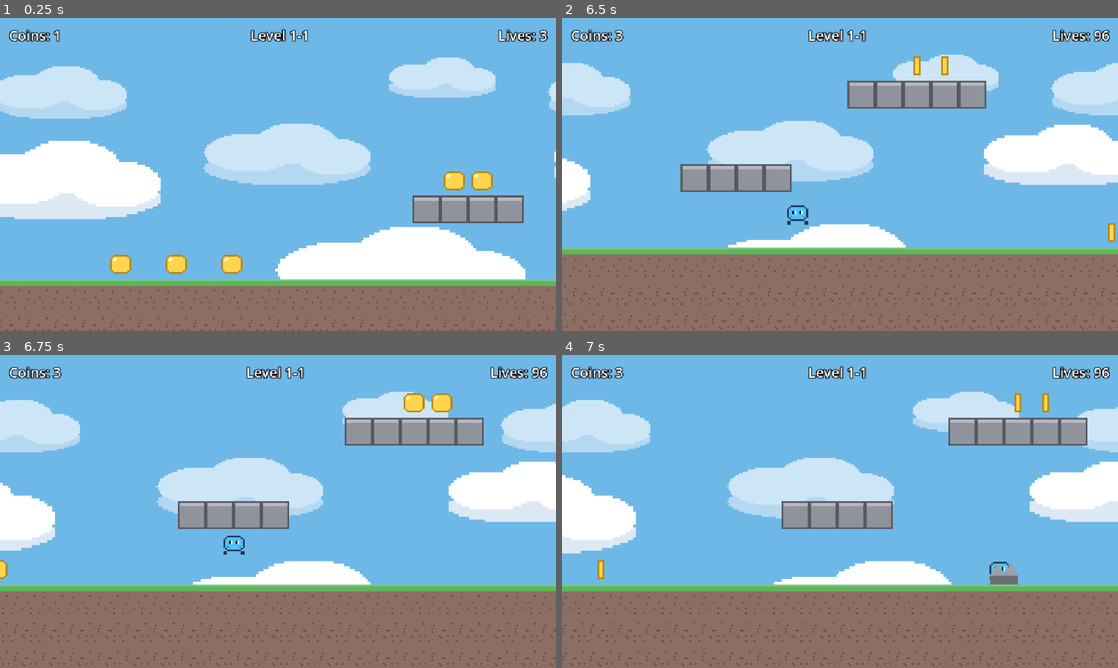
Above: before the commit, frames 1-4 (two rows, left to right).
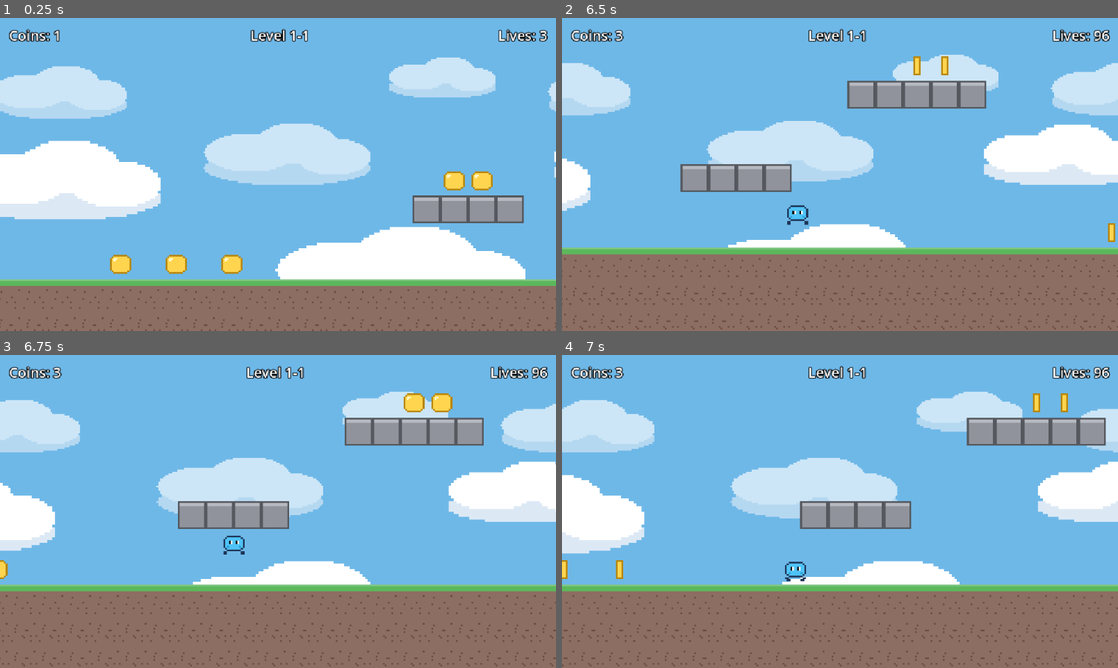
Above: after the commit, the same moments.

Repository: greentea524/godot-game
Game: Godot game, scene res://tests/gameplay_test.tscn
Same seed, same stepped clock (60 frames per second), same inputs: the game is played once before the commit and once after it. This scene is started directly instead of the project's main scene.
Inputs (mouse positions are in pixels of both pictures, inside the frame that each line leads up to):
- Up to frame 1 (0.25 s): no input
- Up to frame 2 (6.5 s): move the mouse to (962, 158) at 0.52 s; hold D (move_right) 0.53-2.03 s; tap Space (jump) at 0.6, 0.77, 1.07, 1.35, 1.52, 1.82, 2.1, 2.85, 3.02, 3.32, 3.6, 3.77, 4.07, 4.35, 4.52, 4.82, 5.1, 5.85, 6.02, 6.32 s; click (962, 158) at 0.67 s; move the mouse to (728, 190) at 1.27 s; move the mouse to (895, 105) at 2.02 s; hold A (move_left) 2.03-2.78 s; move the mouse to (812, 237) at 2.77 s; hold D (move_right) 2.78-4.28 s; click (812, 237) at 2.92 s; move the mouse to (1006, 221) at 3.52 s; move the mouse to (673, 127) at 4.27 s; hold A (move_left) 4.28-5.03 s; move the mouse to (867, 174) at 5.02 s; hold D (move_right) 5.03-5.78 s; click (867, 174) at 5.17 s; move the mouse to (756, 96) at 5.77 s; hold A (move_left) from 5.78 s (still down)
- Up to frame 3 (6.75 s): keep holding A (move_left); move the mouse to (400, 495) at 6.52 s; tap Space (jump) at 6.6 s
- Up to frame 4 (7 s): keep holding A (move_left); tap Space (jump) at 6.77 s

Frames 1-3 are identical in both runs. In frame 4, 6.0% of the frame differs, in the area x 0-100%, y 11-100%.

Commit message:
Implement PG-54: World 4 Space (Godot port)
Port World 4 from the JS reference (vite-project src/component/platformer
@ 3d5b65a), plus the ticket's Godot-only upgrade of moving platforms:
- Low gravity: per-level gravity_scale (0.55) on GameManager, applied to
  the player and walker/alien enemies for floaty jumps
- Alien: the walker enemy with a space skin (scenes/alien.tscn reuses
  enemy.gd), legend "A"
- Meteor: Area2D falling hazard spawned by the level's shower on 4-2/4-3
  at random intervals from above the player; frees itself past the kill
  plane
- Moving asteroid platform: AnimatableBody2D with sync_to_physics that
  drifts horizontally and carries a CharacterBody2D rider natively — the
  proper version of the JS port's static bridges (PG-54 decision), legend
  "M"; used over the voids in 4-2 and 4-3

level.gd parses A/M, sets gravity_scale, runs the meteor spawner, and adds
the "space" starfield backdrop. GameManager.WORLDS gains World 4 so the
HUD (4-1..4-3), world map and win flow extend automatically; 4-3's flag
triggers You Win. Levels ported from the JS layouts (static void bridges
promoted to moving platforms).

Gameplay test grown to 37 checks: low-gravity fall, alien skin, meteor
kill, moving-platform drift + rider carry, plus updated world counts.
All pass headless; the three space levels smoke-run clean with live
meteor spawning.

Co-Authored-By: Claude Fable 5 <noreply@anthropic.com>

Diff:
--- /dev/null
+++ b/levels/level_4_1.tscn
@@ -0,0 +1,10 @@
+[gd_scene load_steps=3 format=3]
+
+[ext_resource type="Script" path="res://scripts/levels/level_4_1.gd" id="1_script"]
+[ext_resource type="TileSet" path="res://assets/tileset.tres" id="2_tileset"]
+
+[node name="Level41" type="Node2D"]
+script = ExtResource("1_script")
+
+[node name="TileMapLayer" type="TileMapLayer" parent="."]
+tile_set = ExtResource("2_tileset")
--- /dev/null
+++ b/levels/level_4_2.tscn
@@ -0,0 +1,10 @@
+[gd_scene load_steps=3 format=3]
+
+[ext_resource type="Script" path="res://scripts/levels/level_4_2.gd" id="1_script"]
+[ext_resource type="TileSet" path="res://assets/tileset.tres" id="2_tileset"]
+
+[node name="Level42" type="Node2D"]
+script = ExtResource("1_script")
+
+[node name="TileMapLayer" type="TileMapLayer" parent="."]
+tile_set = ExtResource("2_tileset")
--- /dev/null
+++ b/levels/level_4_3.tscn
@@ -0,0 +1,10 @@
+[gd_scene load_steps=3 format=3]
+
+[ext_resource type="Script" path="res://scripts/levels/level_4_3.gd" id="1_script"]
+[ext_resource type="TileSet" path="res://assets/tileset.tres" id="2_tileset"]
+
+[node name="Level43" type="Node2D"]
+script = ExtResource("1_script")
+
+[node name="TileMapLayer" type="TileMapLayer" parent="."]
+tile_set = ExtResource("2_tileset")
--- /dev/null
+++ b/scenes/alien.tscn
@@ -0,0 +1,64 @@
+[gd_scene load_steps=8 format=3]
+
+[ext_resource type="Script" path="res://scripts/enemy.gd" id="1_script"]
+[ext_resource type="Texture2D" path="res://assets/alien.png" id="2_sheet"]
+
+[sub_resource type="AtlasTexture" id="at_walk0"]
+atlas = ExtResource("2_sheet")
+region = Rect2(0, 0, 16, 16)
+
+[sub_resource type="AtlasTexture" id="at_walk1"]
+atlas = ExtResource("2_sheet")
+region = Rect2(16, 0, 16, 16)
+
+[sub_resource type="SpriteFrames" id="sf_alien"]
+animations = [{
+"frames": [{
+"duration": 1.0,
+"texture": SubResource("at_walk0")
+}, {
+"duration": 1.0,
+"texture": SubResource("at_walk1")
+}],
+"loop": true,
+"name": &"walk",
+"speed": 6.0
+}]
+
+[sub_resource type="RectangleShape2D" id="shape_body"]
+size = Vector2(12, 10)
+
+[sub_resource type="RectangleShape2D" id="shape_hitbox"]
+size = Vector2(14, 12)
+
+[node name="Alien" type="CharacterBody2D"]
+collision_layer = 4
+collision_mask = 1
+script = ExtResource("1_script")
+
+[node name="AnimatedSprite2D" type="AnimatedSprite2D" parent="."]
+sprite_frames = SubResource("sf_alien")
+animation = &"walk"
+autoplay = "walk"
+
+[node name="CollisionShape2D" type="CollisionShape2D" parent="."]
+position = Vector2(0, 3)
+shape = SubResource("shape_body")
+
+[node name="FloorRay" type="RayCast2D" parent="."]
+position = Vector2(-6, 2)
+target_position = Vector2(0, 12)
+
+[node name="WallRay" type="RayCast2D" parent="."]
+position = Vector2(0, 4)
+target_position = Vector2(-7, 0)
+
+[node name="Hitbox" type="Area2D" parent="."]
+collision_layer = 0
+collision_mask = 2
+
+[node name="CollisionShape2D" type="CollisionShape2D" parent="Hitbox"]
+position = Vector2(0, 2)
+shape = SubResource("shape_hitbox")
+
+[connection signal="body_entered" from="Hitbox" to="." method="_on_hitbox_body_entered"]
--- /dev/null
+++ b/scenes/meteor.tscn
@@ -0,0 +1,20 @@
+[gd_scene load_steps=4 format=3]
+
+[ext_resource type="Script" path="res://scripts/meteor.gd" id="1_script"]
+[ext_resource type="Texture2D" path="res://assets/meteor.png" id="2_tex"]
+
+[sub_resource type="CircleShape2D" id="shape_meteor"]
+radius = 6.0
+
+[node name="Meteor" type="Area2D"]
+collision_layer = 0
+collision_mask = 2
+script = ExtResource("1_script")
+
+[node name="Sprite2D" type="Sprite2D" parent="."]
+texture = ExtResource("2_tex")
+
+[node name="CollisionShape2D" type="CollisionShape2D" parent="."]
+shape = SubResource("shape_meteor")
+
+[connection signal="body_entered" from="." to="." method="_on_body_entered"]
--- /dev/null
+++ b/scenes/moving_platform.tscn
@@ -0,0 +1,20 @@
+[gd_scene load_steps=4 format=3]
+
+[ext_resource type="Script" path="res://scripts/moving_platform.gd" id="1_script"]
+[ext_resource type="Texture2D" path="res://assets/asteroid.png" id="2_tex"]
+
+[sub_resource type="RectangleShape2D" id="shape_plat"]
+size = Vector2(48, 10)
+
+[node name="MovingPlatform" type="AnimatableBody2D"]
+collision_layer = 1
+collision_mask = 0
+sync_to_physics = true
+script = ExtResource("1_script")
+
+[node name="Sprite2D" type="Sprite2D" parent="."]
+texture = ExtResource("2_tex")
+
+[node name="CollisionShape2D" type="CollisionShape2D" parent="."]
+position = Vector2(0, 2)
+shape = SubResource("shape_plat")
--- a/scripts/enemy.gd
+++ b/scripts/enemy.gd
@@ -15,7 +15,7 @@
 
 func _physics_process(delta: float) -> void:
 	if not is_on_floor():
-		velocity.y += get_gravity().y * delta
+		velocity.y += get_gravity().y * GameManager.gravity_scale * delta
 	elif wall_ray.is_colliding() or not floor_ray.is_colliding():
 		_turn()
 	velocity.x = direction * SPEED
--- a/scripts/game_manager.gd
+++ b/scripts/game_manager.gd
@@ -24,6 +24,11 @@
 		"res://levels/level_3_2.tscn",
 		"res://levels/level_3_3.tscn",
 	],
+	[
+		"res://levels/level_4_1.tscn",
+		"res://levels/level_4_2.tscn",
+		"res://levels/level_4_3.tscn",
+	],
 ]
 const START_LIVES := 3
 
@@ -43,6 +48,9 @@
 var selected_avatar := 0
 ## Number of consecutively completed levels; drives the world map (PG-37).
 var levels_completed := 0
+## Gravity multiplier for the current level; World 4 uses 0.55 for
+## floaty low-gravity jumps (PG-54). Each level sets this on load.
+var gravity_scale := 1.0
 
 var _level_paths: Array[String] = []
 var _level_labels: Array[String] = []
--- a/scripts/level.gd
+++ b/scripts/level.gd
@@ -9,6 +9,7 @@
 ##   K  checkpoint          F  goal flag
 ##   L  lava (World 3)      V  bat (World 3)
 ##   T  stalactite (W3)     X  crumbling platform (W3)
+##   A  alien (World 4)     M  moving platform (World 4)
 ##   .  empty
 
 const TILE := 16
@@ -26,10 +27,17 @@
 const BAT_SCENE := preload("res://scenes/bat.tscn")
 const STALACTITE_SCENE := preload("res://scenes/stalactite.tscn")
 const CRUMBLING_SCENE := preload("res://scenes/crumbling.tscn")
+const ALIEN_SCENE := preload("res://scenes/alien.tscn")
+const MOVING_PLATFORM_SCENE := preload("res://scenes/moving_platform.tscn")
+const METEOR_SCENE := preload("res://scenes/meteor.tscn")
 const HUD_SCENE := preload("res://scenes/hud.tscn")
 const PAUSE_MENU_SCENE := preload("res://scenes/pause_menu.tscn")
 const CLOUDS_TEXTURE := preload("res://assets/clouds.png")
 const CRYSTALS_TEXTURE := preload("res://assets/crystals.png")
+const STARS_TEXTURE := preload("res://assets/stars.png")
+
+const METEOR_MIN_GAP := 0.7
+const METEOR_MAX_GAP := 1.8
 
 ## Set by subclasses in _init().
 var layout := ""
@@ -39,18 +47,26 @@
 var sky_color := Color(0.43, 0.72, 0.91)
 var tile_tint := Color.WHITE
 var cloud_tint := Color.WHITE
-## Background dressing: "clouds" (default) or "cave" — the crystal
-## backdrop used by World 3 (PG-53). Worlds without a sky pass "".
+## Background dressing: "clouds" (default), "cave" — the World 3 crystal
+## backdrop (PG-53), or "space" — the World 4 starfield (PG-54).
 var decor := "clouds"
+## World 4 low gravity (PG-54): 1.0 normal, 0.55 for floaty space jumps.
+var gravity_scale := 1.0
+## World 4 meteor shower (PG-54): drops meteors from above on the later
+## space stages.
+var meteors := false
 
 var _player: Player
 var _kill_y := 0.0
+var _width := 0
+var _meteor_timer := 1.2
 
 @onready var tiles: TileMapLayer = $TileMapLayer
 
 
 func _ready() -> void:
 	RenderingServer.set_default_clear_color(sky_color)
+	GameManager.gravity_scale = gravity_scale
 	tiles.modulate = tile_tint
 	_add_backdrop()
 	GameManager.register_level(scene_file_path)
@@ -59,11 +75,30 @@
 	add_child(PAUSE_MENU_SCENE.instantiate())
 
 
-func _physics_process(_delta: float) -> void:
+func _physics_process(delta: float) -> void:
 	# Falling below the level bounds kills the player (PG-16).
 	if is_instance_valid(_player) and not _player.dying \
 			and _player.global_position.y > _kill_y:
 		_player.die()
+	if meteors:
+		_meteor_timer -= delta
+		if _meteor_timer <= 0.0:
+			_meteor_timer = randf_range(METEOR_MIN_GAP, METEOR_MAX_GAP)
+			_spawn_meteor()
+
+
+## World 4 meteor shower (PG-54): drop a meteor from above the player at
+## a random x across the level; the meteor falls and frees itself past
+## the kill plane.
+func _spawn_meteor() -> void:
+	if not is_instance_valid(_player):
+		return
+	var meteor := METEOR_SCENE.instantiate()
+	meteor.fall_limit = _kill_y + 64.0
+	var x := randf() * _width * TILE
+	var y := _player.global_position.y - 120.0
+	meteor.position = Vector2(x, y)
+	add_child(meteor)
 
 
 ## Two looping parallax layers at different scroll speeds and sizes give
@@ -76,6 +111,8 @@
 			texture = CLOUDS_TEXTURE
 		"cave":
 			texture = CRYSTALS_TEXTURE
+		"space":
+			texture = STARS_TEXTURE
 		_:
 			return  # no sky backdrop for this world
 
@@ -112,6 +149,7 @@
 		for x in line.length():
 			_place(line[x], Vector2i(x, y))
 
+	_width = width
 	_kill_y = (lines.size() + 4) * TILE
 	_add_boundaries(width, lines.size())
 	if _player == null:
@@ -172,6 +210,10 @@
 		"X":
 			# Crumbling platform is its own solid body, so no tile here.
 			_spawn(CRUMBLING_SCENE, pos)
+		"A":
+			_spawn(ALIEN_SCENE, pos)
+		"M":
+			_spawn(MOVING_PLATFORM_SCENE, pos)
 		"P":
 			_player = PLAYER_SCENE.instantiate()
 			_player.position = pos
--- /dev/null
+++ b/scripts/levels/level_4_1.gd
@@ -0,0 +1,22 @@
+extends "res://scripts/level.gd"
+## Level 4-1 (PG-54) — World 4 Space intro. Low gravity makes jumps
+## floaty; alien enemies patrol the station floor; void gaps replace
+## pits. Ported from the JS reference (levels.js LEVEL_4_1). 72 columns;
+## ground segments 0-23, 28-49, 53-71 (4- and 3-wide voids).
+
+
+func _init() -> void:
+	sky_color = Color(0.02, 0.02, 0.06)
+	tile_tint = Color(0.62, 0.64, 0.74)
+	decor = "space"
+	gravity_scale = 0.55
+	layout = "\n".join([
+		".".repeat(30) + "CCC" + ".".repeat(39),
+		".".repeat(29) + "BBBBB" + ".".repeat(38),
+		"",
+		".".repeat(24) + "CC" + ".".repeat(46),
+		".".repeat(24) + "BBB" + ".".repeat(23) + "BBB" + ".".repeat(19),
+		"",
+		"..P......C.....A........" + "...." + "....C......A........." + "..." + "...C.....A....F....",
+		"G".repeat(24) + ".".repeat(4) + "G".repeat(22) + ".".repeat(3) + "G".repeat(19),
+	])
--- /dev/null
+++ b/scripts/levels/level_4_2.gd
@@ -0,0 +1,26 @@
+extends "res://scripts/level.gd"
+## Level 4-2 (PG-54) — meteor belt. Meteors rain from above at random
+## intervals; drifting asteroid platforms (moving, per PG-54's decision)
+## ferry the player over the voids; more aliens and a checkpoint. Ported
+## from the JS reference (levels.js LEVEL_4_2), with the JS's static
+## bridge platforms promoted to moving AnimatableBody2D platforms.
+## 88 columns; ground segments 0-19, 25-48, 53-87 (5- and 4-wide voids).
+
+
+func _init() -> void:
+	sky_color = Color(0.02, 0.02, 0.06)
+	tile_tint = Color(0.62, 0.64, 0.74)
+	decor = "space"
+	gravity_scale = 0.55
+	meteors = true
+	layout = "\n".join([
+		".".repeat(40) + "CCC" + ".".repeat(45),
+		".".repeat(39) + "BBBBB" + ".".repeat(44),
+		"",
+		".".repeat(20) + "CC" + ".".repeat(66),
+		# moving platforms centered over each void (was static BBBB/BBB)
+		".".repeat(22) + "M" + ".".repeat(27) + "M" + ".".repeat(37),
+		"",
+		"..P.....C.....A....." + "....." + "...K....C......A........" + "...." + "....C.......A.......C......F.......",
+		"G".repeat(20) + ".".repeat(5) + "G".repeat(24) + ".".repeat(4) + "G".repeat(35),
+	])
--- /dev/null
+++ b/scripts/levels/level_4_3.gd
@@ -0,0 +1,26 @@
+extends "res://scripts/level.gd"
+## Level 4-3 (PG-54) — ultimate finale. Every Space mechanic together:
+## low gravity, drifting asteroid platforms, meteors, and aliens across
+## a long run with two checkpoints. Last level, so the goal triggers the
+## You-Win screen. Ported from the JS reference (levels.js LEVEL_4_3),
+## with the static bridge platforms promoted to moving platforms.
+## 108 columns; ground segments 0-15, 20-43, 49-76, 81-107 (voids 4/5/4).
+
+
+func _init() -> void:
+	sky_color = Color(0.03, 0.01, 0.08)
+	tile_tint = Color(0.6, 0.55, 0.72)
+	decor = "space"
+	gravity_scale = 0.55
+	meteors = true
+	layout = "\n".join([
+		".".repeat(52) + "CCC" + ".".repeat(53),
+		".".repeat(51) + "BBBBB" + ".".repeat(52),
+		"",
+		".".repeat(30) + "CCC" + ".".repeat(75),
+		# moving platforms centered over each of the three voids
+		".".repeat(17) + "M" + ".".repeat(28) + "M" + ".".repeat(31) + "M" + ".".repeat(29),
+		"",
+		"..P....C....A..." + "...." + "...K...C.....A.......C.." + "....." + "....C......A........C......." + "...." + "...K....C......A......F....",
+		"G".repeat(16) + ".".repeat(4) + "G".repeat(24) + ".".repeat(5) + "G".repeat(28) + ".".repeat(4) + "G".repeat(27),
+	])
--- /dev/null
+++ b/scripts/meteor.gd
@@ -0,0 +1,20 @@
+extends Area2D
+## Meteor (World 4, PG-54): falls straight down at a constant speed and
+## kills the player on contact. Spawned by the level's meteor shower on
+## the later space stages; frees itself once it drops past the level.
+
+const SPEED := 170.0
+
+## Set by the spawner to the level's kill plane (plus a margin).
+var fall_limit := 100000.0
+
+
+func _physics_process(delta: float) -> void:
+	position.y += SPEED * delta
+	if global_position.y > fall_limit:
+		queue_free()
+
+
+func _on_body_entered(body: Node2D) -> void:
+	if body is Player:
+		(body as Player).die()
--- /dev/null
+++ b/scripts/moving_platform.gd
@@ -0,0 +1,23 @@
+extends AnimatableBody2D
+## Moving asteroid platform (World 4, PG-54). Drifts horizontally so
+## landing requires timing; as an AnimatableBody2D with sync_to_physics
+## it carries a CharacterBody2D rider natively (the Godot-only upgrade
+## over the JS port's static platforms — see PG-54's decision comment).
+## The drift span reaches both edges of a void so the player can always
+## board and ride across.
+
+const DRIFT := 34.0  # px each way from spawn
+const RATE := 1.1    # rad/s
+
+var _home_x := 0.0
+var _t := 0.0
+
+
+func _ready() -> void:
+	_home_x = position.x
+	_t = randf() * TAU
+
+
+func _physics_process(delta: float) -> void:
+	_t += delta
+	position.x = _home_x + sin(_t * RATE) * DRIFT
--- a/scripts/player.gd
+++ b/scripts/player.gd
@@ -35,9 +35,10 @@
 
 
 func _physics_process(delta: float) -> void:
+	var gravity := get_gravity().y * GameManager.gravity_scale
 	if dying:
 		# Mario-style death hop: collisions are off, just fall out of view.
-		velocity.y += get_gravity().y * delta
+		velocity.y += gravity * delta
 		move_and_slide()
 		return
 
@@ -45,7 +46,7 @@
 		_coyote_timer = COYOTE_TIME
 		_air_jumps_left = MAX_AIR_JUMPS
 	else:
-		velocity.y += get_gravity().y * delta
+		velocity.y += gravity * delta
 		_coyote_timer -= delta
 
 	if Input.is_action_just_pressed("jump"):
--- a/tests/gameplay_test.gd
+++ b/tests/gameplay_test.gd
@@ -12,26 +12,27 @@
 func _ready() -> void:
 	process_mode = Node.PROCESS_MODE_ALWAYS
 
-	# --- Level labels (PG-22, PG-53) ---
+	# --- Level labels (PG-22, PG-53, PG-54) ---
 	_check(GameManager.level_label() == "1-1", "first level is labeled 1-1")
-	_check(GameManager._level_labels.size() == 9, "nine levels are registered")
-	_check(GameManager._level_labels[8] == "3-3", "last level is labeled 3-3")
+	_check(GameManager._level_labels.size() == 12, "twelve levels are registered")
+	_check(GameManager._level_labels[11] == "4-3", "last level is labeled 4-3")
 
 	# --- Taller goal flag (PG-36) ---
 	_check(load("res://assets/flag.png").get_height() == 32, "goal flag art is two tiles tall")
 
-	# --- World map logic and screen (PG-37, PG-53) ---
+	# --- World map logic and screen (PG-37, PG-53, PG-54) ---
 	_check(GameManager.is_last_in_world(2), "1-3 is the last stage of world 1")
 	_check(not GameManager.is_last_in_world(3), "2-1 is not the last stage of a world")
 	_check(GameManager.is_last_in_world(5), "2-3 is the last stage of world 2")
 	_check(GameManager.is_last_in_world(8), "3-3 is the last stage of world 3")
+	_check(GameManager.is_last_in_world(11), "4-3 is the last stage of world 4")
 	GameManager.levels_completed = 3
 	GameManager.current_level = 2
 	var map: Control = load("res://scenes/world_map.tscn").instantiate()
 	add_child(map)
 	await _wait_process_frames(2)
 	var map_box: VBoxContainer = map.get_node("%MapBox")
-	_check(map_box.get_child_count() == 3, "world map has a row per world")
+	_check(map_box.get_child_count() == 4, "world map has a row per world")
 	_check(map_box.get_child(0).get_child_count() == 4, "world row lists its three stages")
 	map.queue_free()
 	GameManager.levels_completed = 0
@@ -167,6 +168,50 @@
 	add_child(stander)
 	await _wait_frames(55)  # land + shake (0.4s) + collapse
 	_check(crumble.col.disabled, "crumbling platform collapses after being stood on")
+
+	# --- World 4 mechanics (PG-54) ---
+	# Low gravity: the same airtime accumulates less downward speed.
+	var gp_full: Player = load("res://scenes/player.tscn").instantiate()
+	gp_full.position = Vector2(2600, 100)  # open space, no floor
+	add_child(gp_full)
+	GameManager.gravity_scale = 1.0
+	await _wait_frames(10)
+	var vy_full := gp_full.velocity.y
+	var gp_low: Player = load("res://scenes/player.tscn").instantiate()
+	gp_low.position = Vector2(2650, 100)
+	add_child(gp_low)
+	GameManager.gravity_scale = 0.55
+	await _wait_frames(10)
+	var vy_low := gp_low.velocity.y
+	_check(vy_low > 0.0 and vy_low < vy_full, "low gravity falls slower than normal")
+
+	# Alien reuses the walker enemy with a space skin.
+	var alien: CharacterBody2D = load("res://scenes/alien.tscn").instantiate()
+	add_child(alien)
+	var alien_tex: AtlasTexture = alien.get_node("AnimatedSprite2D").sprite_frames.get_frame_texture("walk", 0)
+	_check(alien_tex.atlas.resource_path.ends_with("alien.png"),
+			"alien wears the alien skin on the walker enemy")
+
+	# Meteor kills on contact.
+	GameManager.gravity_scale = 1.0
+	_check(await _hazard_kills("res://scenes/meteor.tscn", Vector2(2700, 300)),
+			"meteor kills the player on contact")
+
+	# Moving platform drifts and carries a rider standing on it.
+	var plat: AnimatableBody2D = load("res://scenes/moving_platform.tscn").instantiate()
+	plat.position = Vector2(2820, 320)
+	add_child(plat)
+	var rider: Player = load("res://scenes/player.tscn").instantiate()
+	rider.position = Vector2(2820, 300)  # above the platform; falls onto it
+	add_child(rider)
+	await _wait_frames(24)  # land on the platform
+	var rider_x0 := rider.global_position.x
+	var plat_x0 := plat.global_position.x
+	await _wait_frames(30)  # platform drifts, carrying the rider
+	var plat_dx := plat.global_position.x - plat_x0
+	var rider_dx := rider.global_position.x - rider_x0
+	_check(absf(plat_dx) > 3.0, "moving platform drifts horizontally")
+	_check(absf(rider_dx - plat_dx) < 8.0, "moving platform carries the rider along")
 
 	# --- Spike death (PG-16/PG-10) ---
 	var spikes: Area2D = load("res://scenes/spikes.tscn").instantiate()
Binary file added: assets/alien.png
Not shown, added: assets/alien.png.import
Binary file added: assets/asteroid.png
Not shown, added: assets/asteroid.png.import
Binary file added: assets/meteor.png
Not shown, added: assets/meteor.png.import
Binary file added: assets/stars.png
Not shown, added: assets/stars.png.import
Not shown, added: scripts/levels/level_4_1.gd.uid
Not shown, added: scripts/levels/level_4_2.gd.uid
Not shown, added: scripts/levels/level_4_3.gd.uid
Not shown, added: scripts/meteor.gd.uid
(and 1 more such lines)
